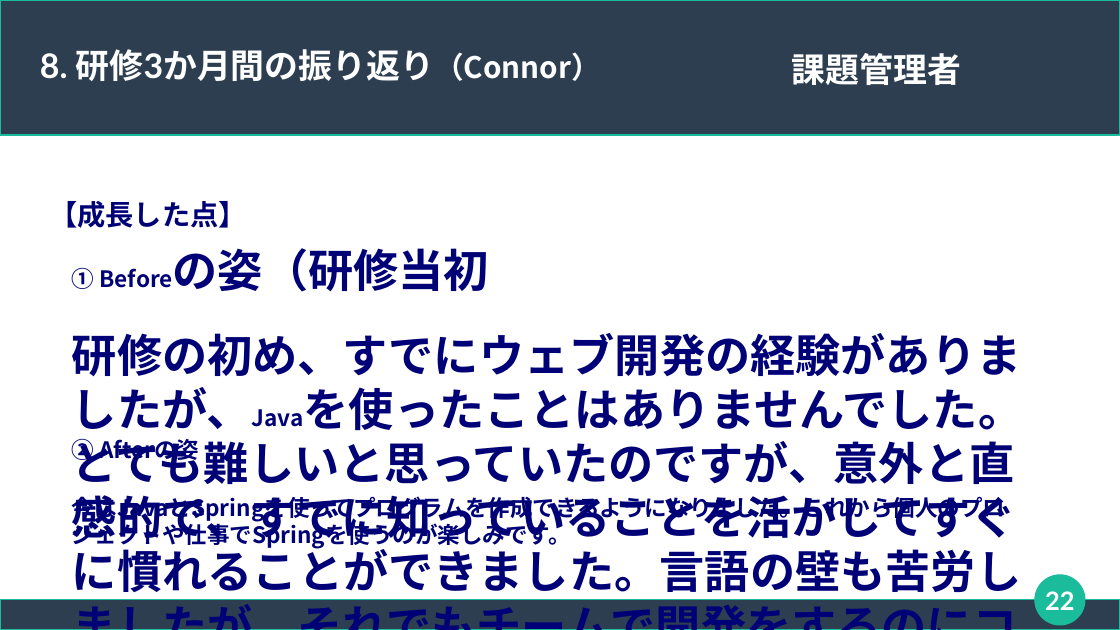
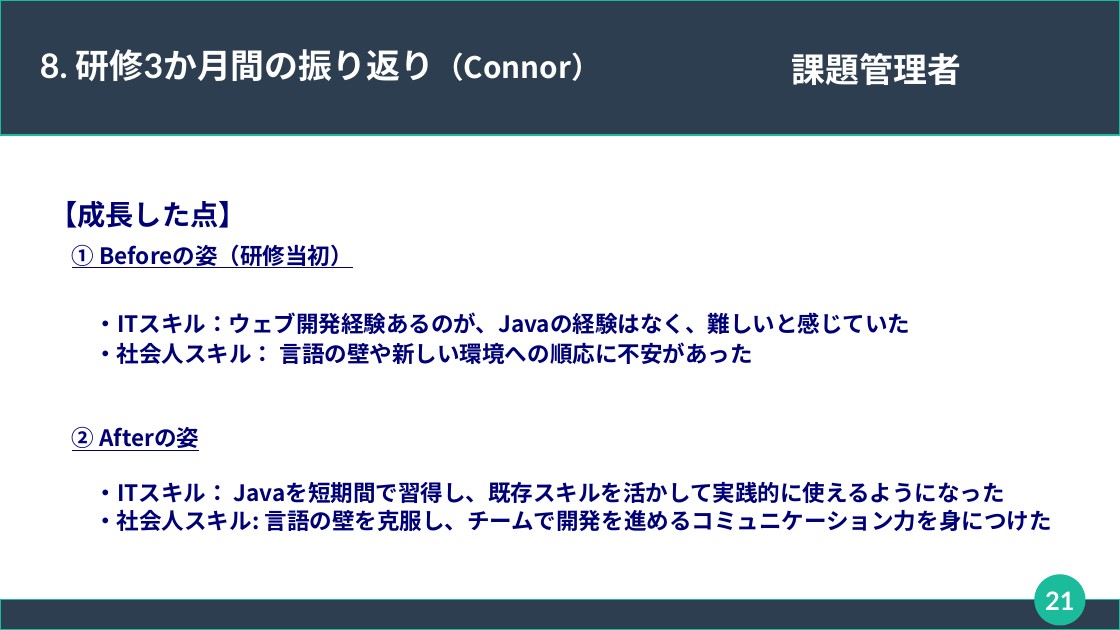
Before and after one commit to connk95/Shared-Shop, a slide deck: slide 21 of TeamUzawa_Sharing_ProjectFile/発表用スライド_チーム鵜澤.odp (slide 22 before the commit). Drawn at 1120x630 pixels with LibreOffice and Linux fonts; fonts in the diff are those of the drawing. Boxes give left, top, right and bottom in pixels: in the first picture for what was removed or moved away, otherwise in the second. Text is boxed around its words. In the diff, an @@ line names an element or a change of style, - is before the commit and + after.

```diff
--- a/TeamUzawa_Sharing_ProjectFile/発表用スライド_チーム鵜澤.odp
+++ b/TeamUzawa_Sharing_ProjectFile/発表用スライド_チーム鵜澤.odp
@@ text removed at [72, 248, 1024, 592] @@
-① Beforeの姿（研修当初
-研修の初め、すでにウェブ開発の経験がありましたが、Javaを使ったことはありませんでした。とても難しいと思っていたのですが、意外と直感的で、すでに知っていることを活かしてすぐに慣れることができました。言語の壁も苦労しましたが、それでもチームで開発をするのにコミュニケーションが取れました。
@@ text added at [72, 244, 910, 364], 16 pt, text #000077, bold @@
+① Beforeの姿（研修当初）
+・ITスキル：ウェブ開発経験あるのが、Javaの経験はなく、難しいと感じていた
+・社会人スキル： 言語の壁や新しい環境への順応に不安があった
@@ text removed at [72, 438, 1005, 549] @@
-② Afterの姿
-今はJavaとSpringを使ってプログラムを作成できるようになりました。これから個人のプロジェクトや仕事でSpringを使うのが楽しみです。
@@ text added at [72, 426, 1052, 531], 16 pt, text #000077, bold @@
+② Afterの姿
+・ITスキル： Javaを短期間で習得し、既存スキルを活かして実践的に使えるようになった
+・社会人スキル: 言語の壁を克服し、チームで開発を進めるコミュニケーション力を身につけた
@@ page number at [1045, 591, 1074, 610]: text changed @@
-22
+21
```
Also in this commit, not shown: 13 other slides changed, 1 slide removed.
